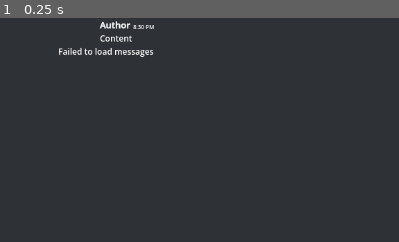
Above: before the commit, frame 1.
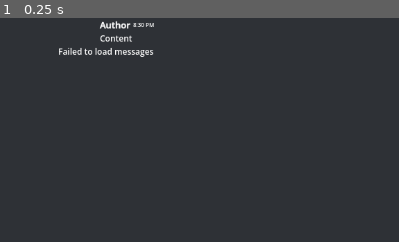
Above: after the commit, the same moment.

Repository: drtheodor/lothoclient
Game: Godot game, scene res://channel.tscn
Same seed, same stepped clock (60 frames per second), same inputs: the game is played once before the commit and once after it.
Inputs:
- Up to frame 1 (0.25 s): no input
The pictures show only the part of the screen within x 0-50%, y 0-50%; the shares and areas given below are measured in that part.

The runs differ from the first frame. In frame 1, less than 0.1% of the frame differs, in the area x 33-39%, y 2-5%.

Commit message:
fix: center timestamp vertically

Diff:
--- a/message.tscn
+++ b/message.tscn
@@ -62,10 +62,9 @@
 
 [node name="Time" type="Label" parent="VBoxContainer/Author" unique_id=2043314774]
 layout_mode = 2
-size_flags_vertical = 1
 text = "8:30 PM"
 label_settings = SubResource("LabelSettings_06ydw")
-vertical_alignment = 2
+vertical_alignment = 1
 
 [node name="ContentSpacer" type="Label" parent="VBoxContainer" unique_id=665317455]
 layout_mode = 2
